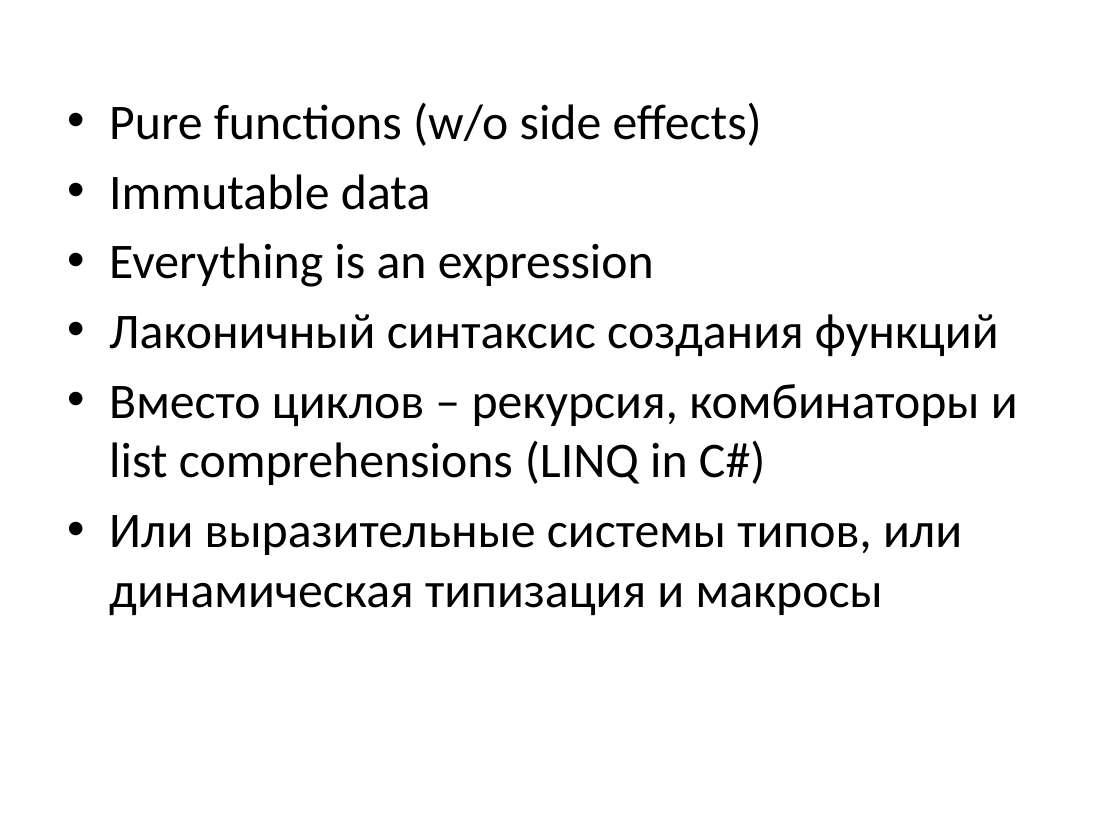
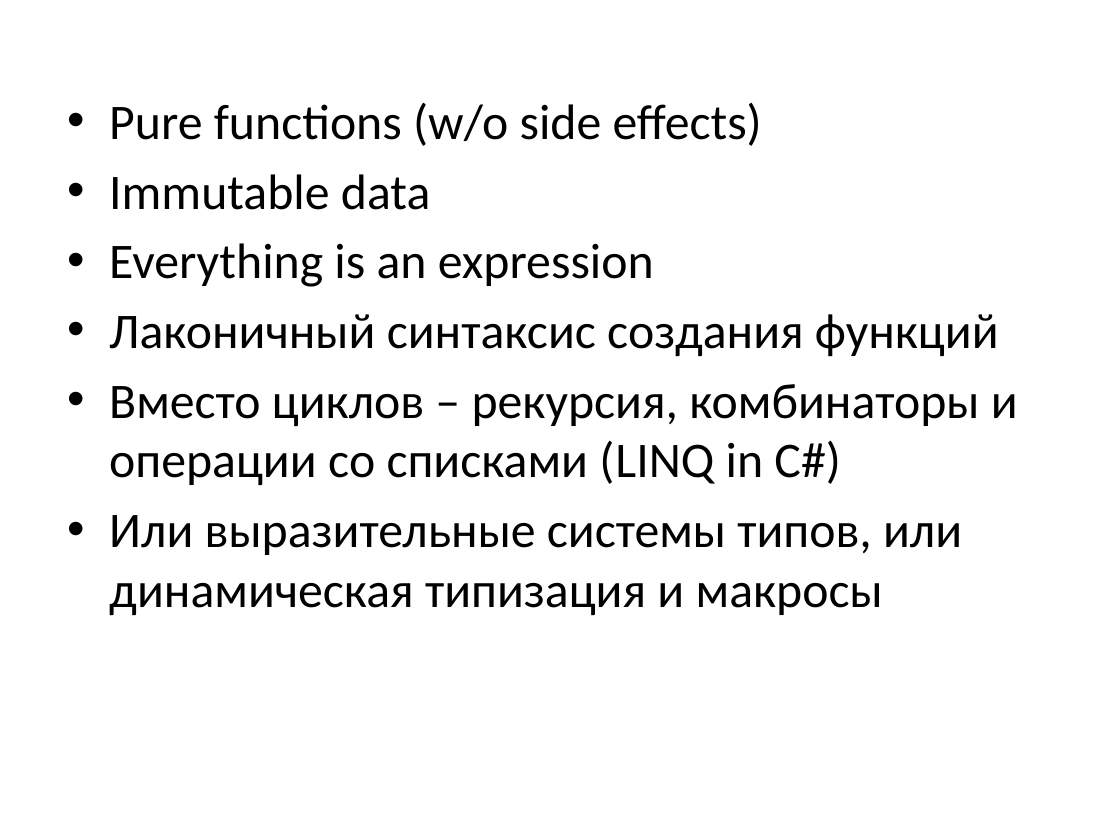
Before and after one commit to kontur-edu/intern-2014, a slide deck: slide 3 of 02-FP/FP in C# 2014.pptx. Drawn at 1120x840 pixels with LibreOffice and Linux fonts; fonts in the diff are those of the drawing. Boxes give left, top, right and bottom in pixels: in the first picture for what was removed or moved away, otherwise in the second. Text is boxed around its words. In the diff, an @@ line names an element or a change of style, - is before the commit and + after.

```diff
--- a/02-FP/FP in C# 2014.pptx
+++ b/02-FP/FP in C# 2014.pptx
@@ text at box(109, 384, 1018, 486): text changed @@
-• Вместо циклов – рекурсия, комбинаторы и list comprehensions (LINQ in C#)
+• Вместо циклов – рекурсия, комбинаторы и операции со списками (LINQ in C#)
```
Also in this commit, not shown: 1 other slide changed, 3 other files.
